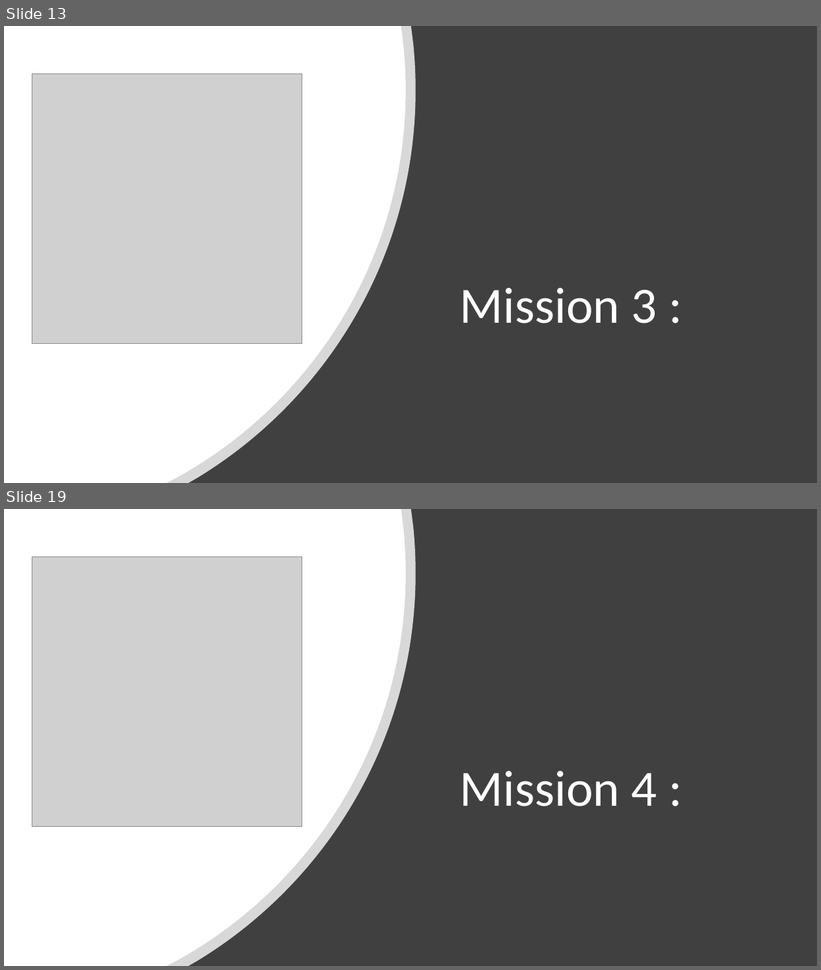
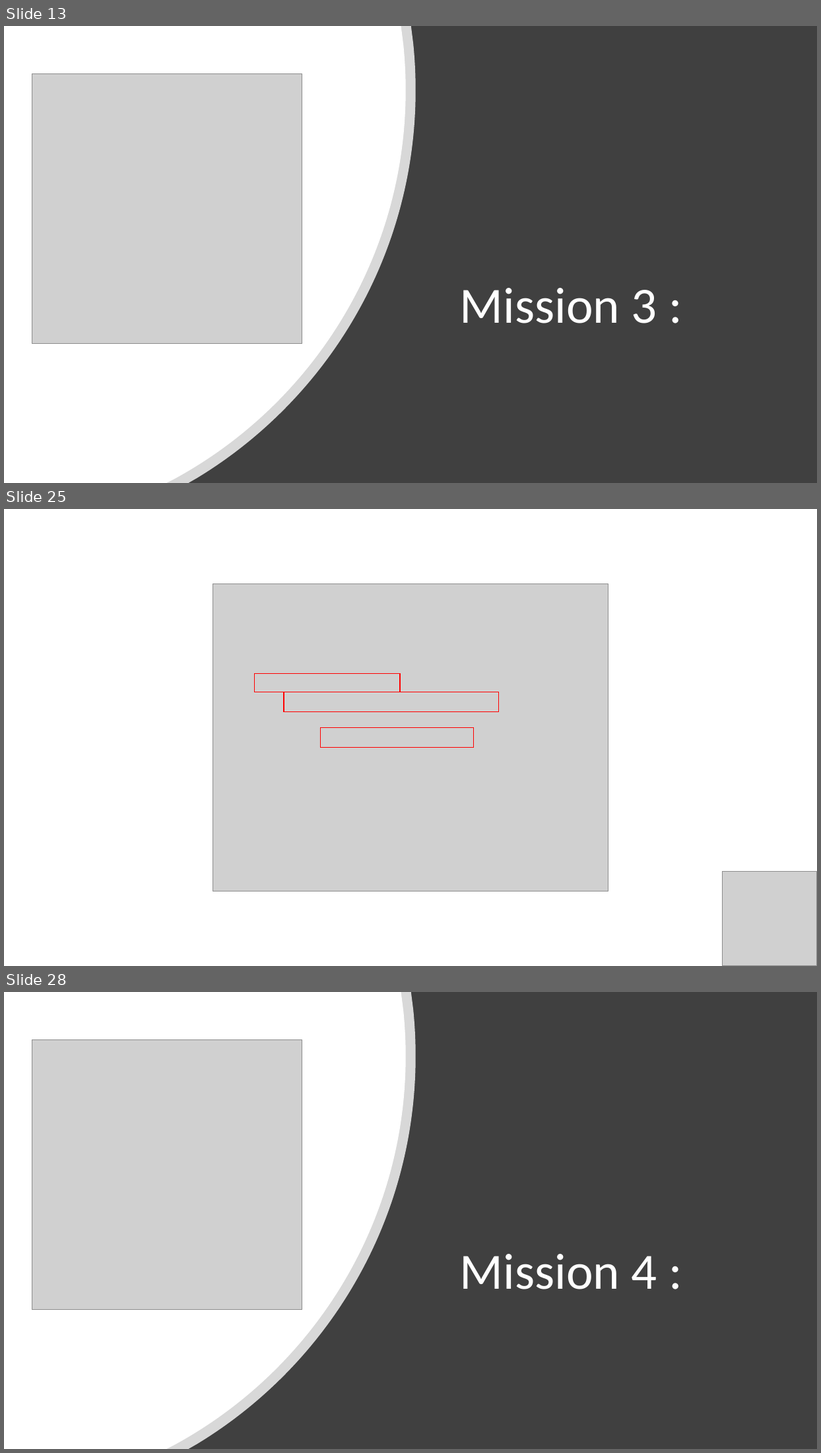
Before and after one commit to Julien-paulet/Projet_7, a slide deck: Présentation.pptx. Shown one above the other, each under a label of ours: slides 13 and 19 before the commit, slides 13, 25 and 28 after it; the slides between them are not shown. The pictures are 821x970 and 821x1453 pixels, drawn with LibreOffice and Linux fonts; fonts in the diff are those of the drawing; grey boxes stand for pictures. Boxes give left, top, right and bottom in pixels: in the first picture for what was removed or moved away, otherwise in the second. Text is boxed around its words. In the diff, an @@ line names an element or a change of style, - is before the commit and + after.

```diff
--- a/Présentation.pptx
+++ b/Présentation.pptx
@@ slide 25 added at [4, 509, 817, 966], background #FFFFFF @@
@@ picture added at [213, 584, 609, 892] @@
@@ rectangle added at [255, 674, 401, 692], outline #FF0000 1 pt @@
@@ rectangle added at [284, 692, 499, 712], outline #FF0000 1 pt @@
@@ rectangle added at [321, 728, 474, 748], outline #FF0000 1 pt @@
@@ picture added at [723, 871, 817, 966] @@
@@ what was slide 19 is now slide 28 @@
```
Also in this commit, not shown: 14 slides changed, 10 other slides added, 2 slides removed, 3 other files.
